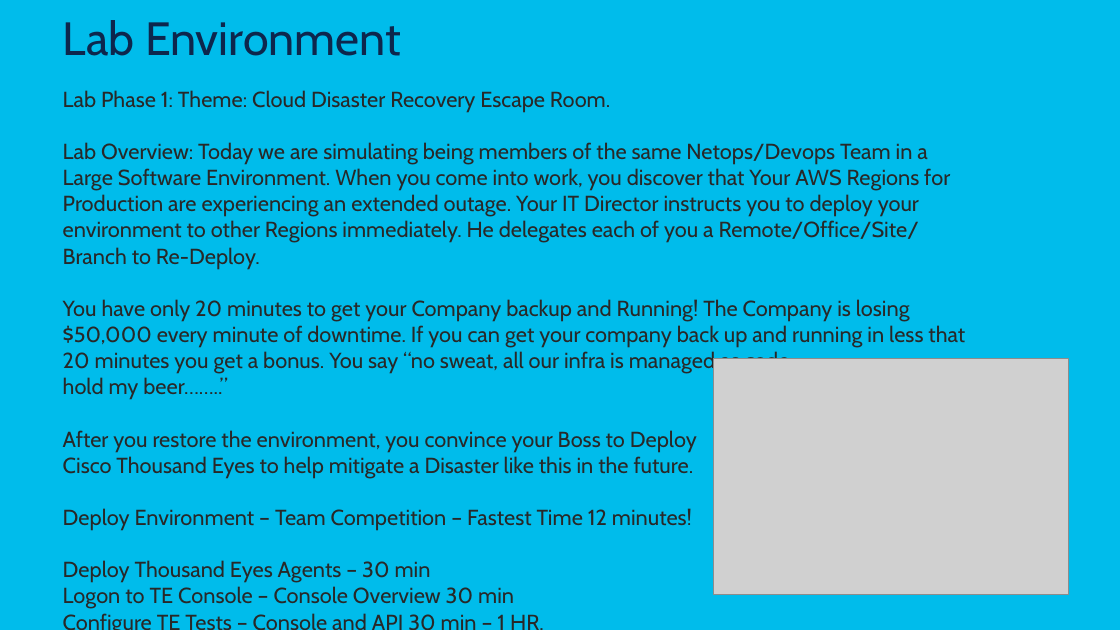
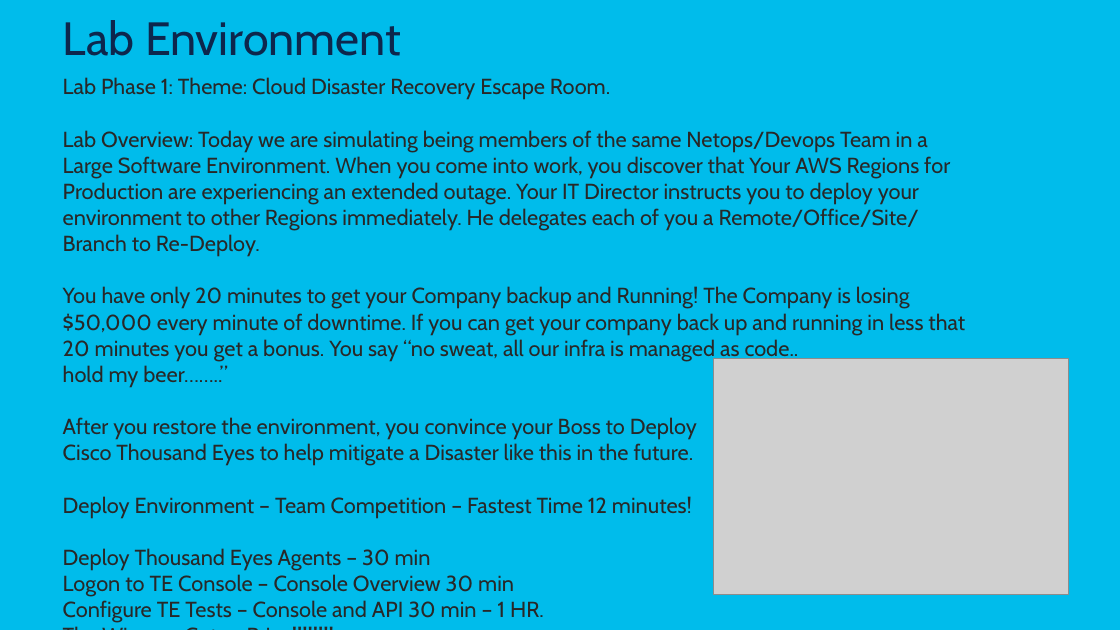
Before and after one commit to devops-ontap/cisco-fso-labs, a slide deck: slide 7 of PowerPoint/CISCO FSO CLOUD LAB .pptx. Drawn at 1120x630 pixels with LibreOffice and Linux fonts; fonts in the diff are those of the drawing; grey boxes stand for pictures. Boxes give left, top, right and bottom in pixels: in the first picture for what was removed or moved away, otherwise in the second. Text is boxed around its words. In the diff, an @@ line names an element or a change of style, - is before the commit and + after.

```diff
--- a/PowerPoint/CISCO FSO CLOUD LAB .pptx
+++ b/PowerPoint/CISCO FSO CLOUD LAB .pptx
@@ text at (63,77,965,623): paragraph added @@
+The Winners Gets a Prize!!!!!!!!
@@ text "Lab Phase 1: Theme: Cloud ...": place and size @@
-text "Lab Phase 1: Theme: Cloud ..." at (63,90,965,609)
+text "Lab Phase 1: Theme: Cloud ..." at (63,77,965,623)
```
Also in this commit, not shown: 21 other files.
